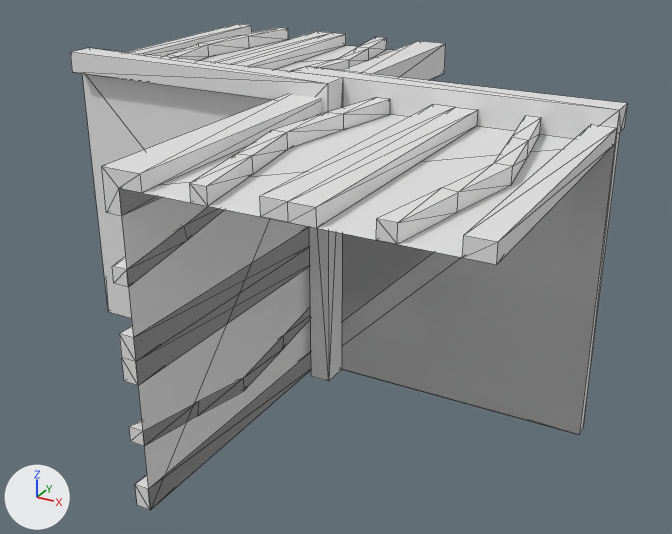
The OBJ model Data/bmc/tiles/t_033.obj as it was, and as the next commit left it.
Both versions are drawn from a 50 mm lens placed at (0.778, -1.347, 0.381), pointed at (0.042, -0.008, -0.288). The lights are fixed; the arrows at lower left show +X, +Y and +Z. Mesh edges are drawn as thin lines. Where no turn or scale is listed for an object, it has been applied to the vertices.

Names of what the first picture shows: 't_033'.
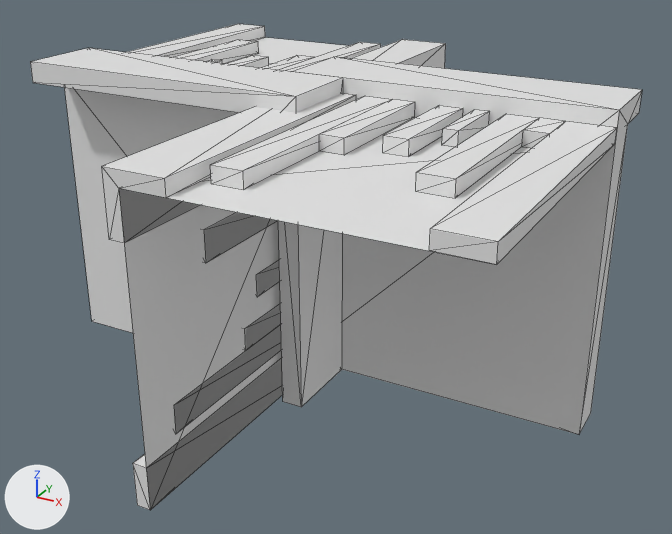
Where the change shows, as pixel boxes (x1, y1, x2, y2) in the pictures (672 x 534 px; the box of a moved part takes in the faces that stretch with it):
't_033', reshaped (10% wider): before (70, 24, 627, 510); after (30, 24, 642, 510)
part 1 of me_t_033, added: after (442, 110, 490, 147)
part 2 of me_t_033, added: after (205, 59, 222, 63)
part 3 of me_t_033, added: after (383, 105, 463, 157)
part 4 of me_t_033, added: after (223, 55, 269, 68)
part 5 of me_t_033, rebuilt: before (129, 307, 311, 446); after (174, 305, 281, 433)
part 6 of me_t_033, rebuilt: before (119, 228, 310, 385); after (256, 262, 280, 297)
part 7 of me_t_033, rebuilt (14% shorter): before (190, 97, 390, 206); after (210, 96, 415, 190)
part 8 of me_t_033, rebuilt: before (289, 37, 387, 72); after (260, 42, 381, 72)
part 9 of me_t_033, deleted: before (260, 104, 478, 228)
part 10 of me_t_033, deleted: before (213, 31, 346, 70)
part 11 of me_t_033, moved or reshaped: before (70, 24, 627, 510); after (30, 24, 642, 510)

The change, as a diff of the scene's bpy script:
```diff
--- a/Data/bmc/tiles/t_033.obj.py
+++ b/Data/bmc/tiles/t_033.obj.py
@@ me_t_033 @@
 # used by ob_t_033; location = (0.0, 0.0, 0.0)
-me_t_033.from_pydata(...)  # 281 vertices, 532 faces; spans x -0.5..0.5, y -0.5..0.5, z -0.5..0.05
+me_t_033.from_pydata(...)  # 239 vertices, 432 faces; spans x -0.5..0.5, y -0.5..0.5, z -0.5..0.05
+# me_t_033 part 1: a new loose piece, a box spanning x 0.282..0.307, y -0.126..0.0, z 0.0..0.025
+# me_t_033 part 2: a new loose piece, a box spanning x -0.307..-0.282, y 0.0..0.126, z 0.0..0.025
+# me_t_033 part 3: a new loose piece, a box spanning x 0.223..0.263, y -0.2..0.0, z 0.0..0.025
+# me_t_033 part 4: a new loose piece, a box spanning x -0.263..-0.223, y 0.0..0.2, z 0.0..0.025
+# me_t_033 part 5: the loose piece of 38 vertices spanning x -0.025..0.025, y -0.5..0.5, z -0.429..-0.362 is rebuilt with 25 vertices and now spans x -0.025..0.025, y -0.429..0.429, z -0.408..-0.318
+# me_t_033 part 6: the loose piece of 21 vertices spanning x -0.025..0.025, y -0.5..0.5, z -0.288..-0.212 is rebuilt with 14 vertices and now spans x -0.025..0.025, y -0.2..0.2, z -0.277..-0.237
+# me_t_033 part 7: the loose piece of 20 vertices spanning x 0.071..0.138, y -0.5..0.0, z 0.0..0.025 is rebuilt with 14 vertices and now spans x 0.092..0.182, y -0.429..0.0, z 0.0..0.025
+# me_t_033 part 8: the loose piece of 20 vertices spanning x -0.138..-0.071, y 0.0..0.5, z 0.0..0.025 is rebuilt with 14 vertices and now spans x -0.182..-0.092, y 0.0..0.429, z 0.0..0.025
+# me_t_033 part 9: the loose piece of 12 vertices spanning x 0.213..0.287, y -0.5..0.0, z 0.0..0.025 is deleted
+# me_t_033 part 10: the loose piece of 12 vertices spanning x -0.287..-0.213, y 0.0..0.5, z 0.0..0.025 is deleted
+# me_t_033 part 11: 128 vertices removed from x -0.5..0.5, y -0.5..0.5, z -0.5..0.05; 96 vertices added at x -0.5..0.5, y -0.5..0.5, z -0.5..0.05
```
